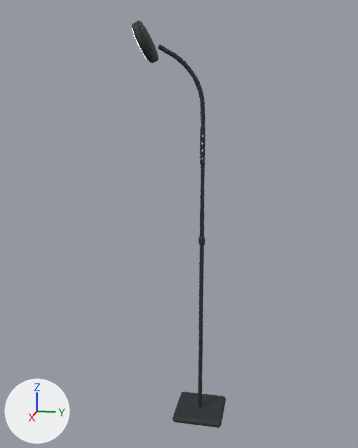
Two versions of the glTF model public/room/assets/lamp.glb, one commit apart.
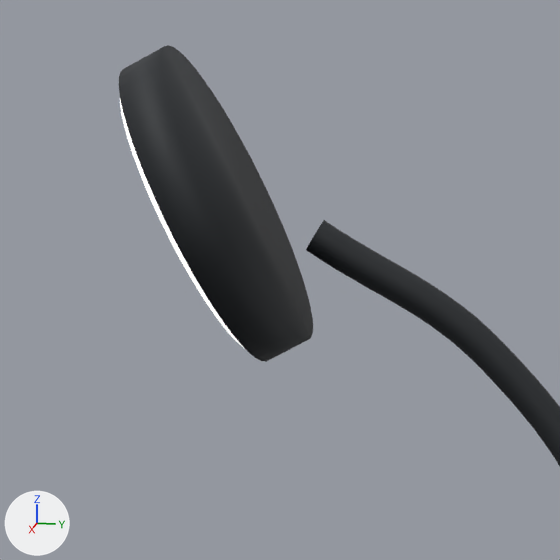
There are two pictures of each version: one whole from a 50 mm camera at (1.995, 0.379, 1.391) aimed at (-0.007, -0.021, 0.89), one close up on the part from 32% to 54% of the width and 3% to 20% of the height. The lights are fixed; the arrows at lower left show +X, +Y and +Z. The first two pictures are the older version. Where no turn or scale is listed for an object, it has been applied to the vertices. Vertices at exactly the same position are counted once.

In view in the first close-up: 'lamp'.
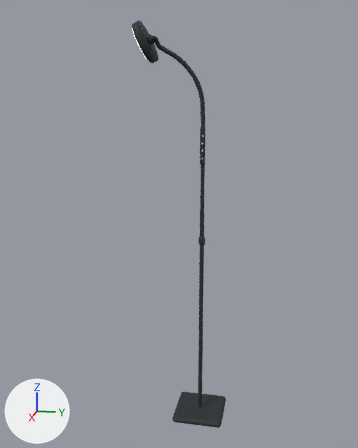
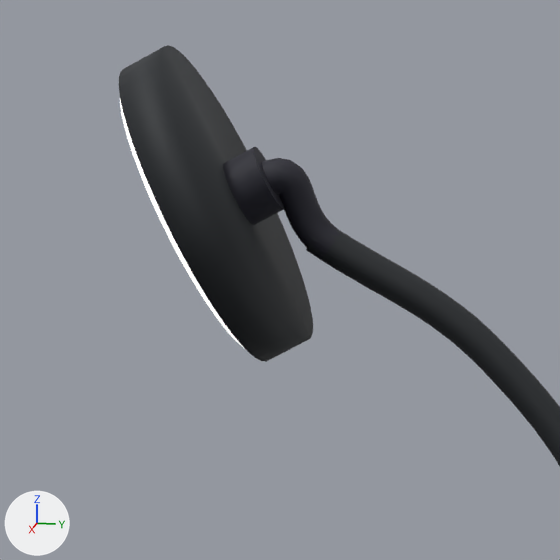
What differs and where, as boxes [x1, y1, x2, y2] in the close-ups (560 x 560 px):
part 1 of me_lamp, added
    after: [261, 158, 341, 259]
part 2 of me_lamp, added
    after: [223, 147, 285, 225]

The change, as a diff of the scene's bpy script:
```diff
--- a/public/room/assets/lamp.glb.py
+++ b/public/room/assets/lamp.glb.py
@@ me_lamp @@
 # used by ob_lamp; location = (0.0, 0.0, 0.8459)
-me_lamp.from_pydata(...)  # 2434 vertices, 4804 faces; spans x -0.12..0.12, y -0.19..0.19, z -0.85..0.85
+me_lamp.from_pydata(...)  # 2630 vertices, 5188 faces; spans x -0.12..0.12, y -0.19..0.19, z -0.85..0.85
+# me_lamp part 1: a new loose piece of 156 vertices spanning x 0.02..0.05, y -0.12..-0.08, z 0.74..0.79, in mat_frame
+# me_lamp part 2: a new loose piece of 40 vertices spanning x 0.03..0.06, y -0.14..-0.11, z 0.76..0.8, in mat_frame
 me_lamp.materials.append(mat_frame)
```
